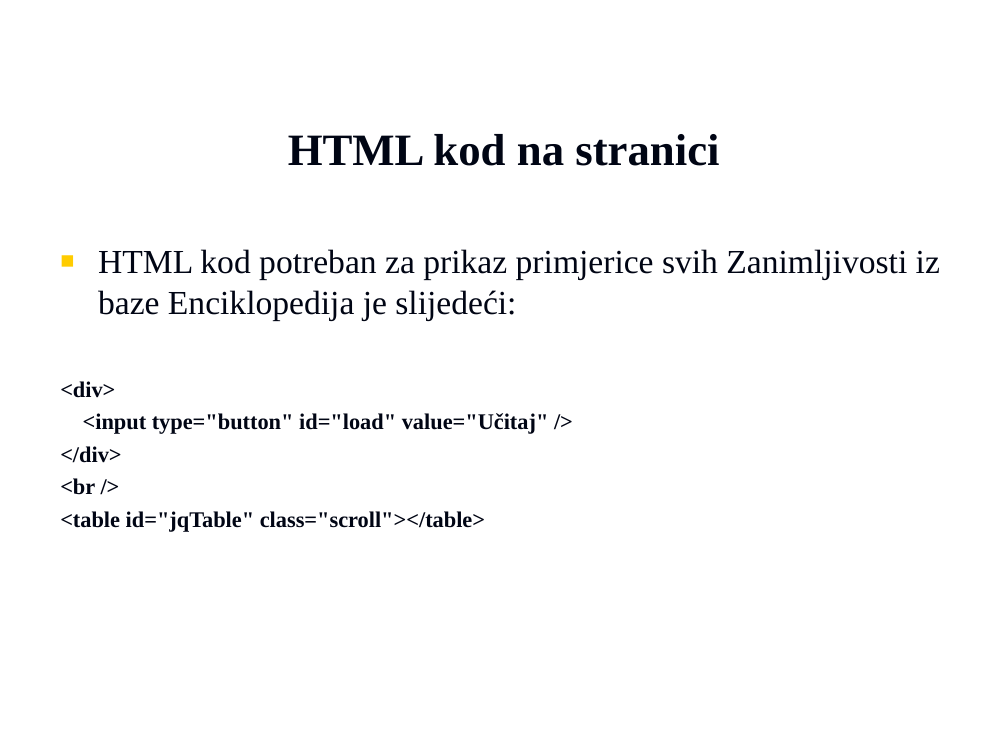
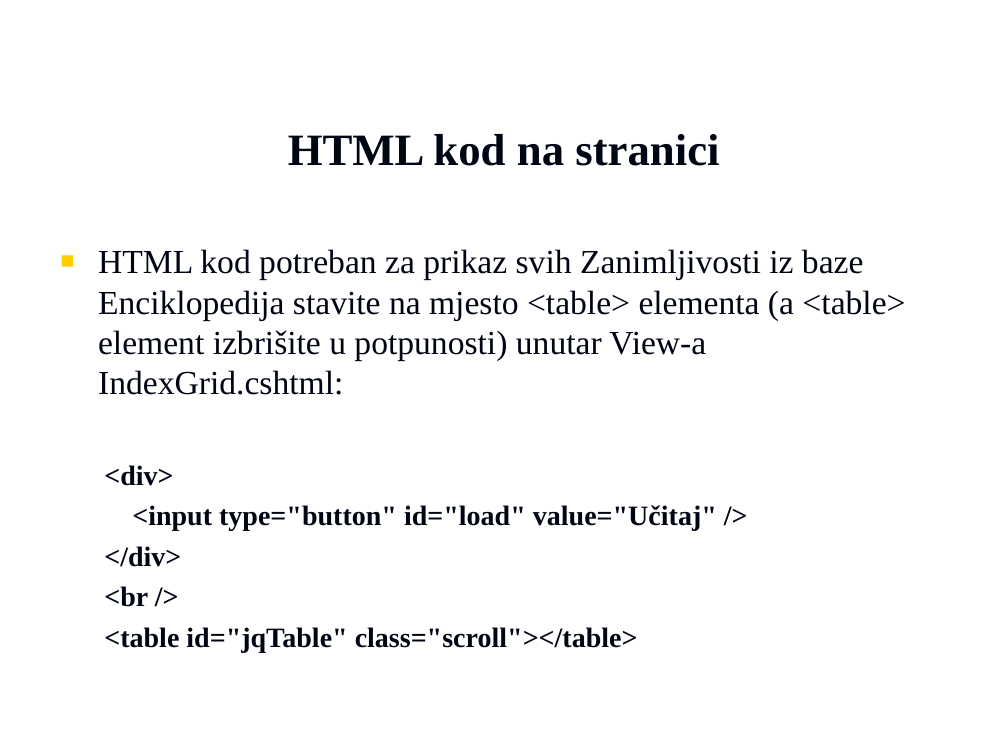
Before and after one commit to vzdesic/PZI, a slide deck: slide 10 of PPTs/18 MVC jqgrid.ppt (slide 8 before the commit). Drawn at 1008x756 pixels with LibreOffice and Linux fonts; fonts in the diff are those of the drawing; background and template pictures are left out. Boxes give left, top, right and bottom in pixels: in the first picture for what was removed or moved away, otherwise in the second. Text is boxed around its words. In the diff, an @@ line names an element or a change of style, - is before the commit and + after.

Commit message:
jqGrid update
vzdesic

```diff
--- a/PPTs/18 MVC jqgrid.ppt
+++ b/PPTs/18 MVC jqgrid.ppt
@@ text at box(98, 249, 905, 395): text changed @@
-■ HTML kod potreban za prikaz primjerice svih Zanimljivosti iz baze Enciklopedija je slijedeći:
+■ HTML kod potreban za prikaz svih Zanimljivosti iz baze Enciklopedija stavite na mjesto <table> elementa (a <table> element izbrišite u potpunosti) unutar View-a IndexGrid.cshtml:
@@ text at box(104, 465, 717, 653): size 16 to 20 pt in "<div>", "<input type="button" id="load" value="Učitaj" />", "</div>", "<br />" and 1 more places; list level 1 to 2 in "<div>"; list level 1 to 2 in "<input type="button" id="load" value="Učitaj" />"; list level 1 to 2 in "</div>"; list level 1 to 2 in "<br />"; list level 1 to 2 in "<table id="jqTable" class="scroll"></table>" @@
```
Also in this commit, not shown: 2 other slides changed, 4 slides added, 1 other file.
